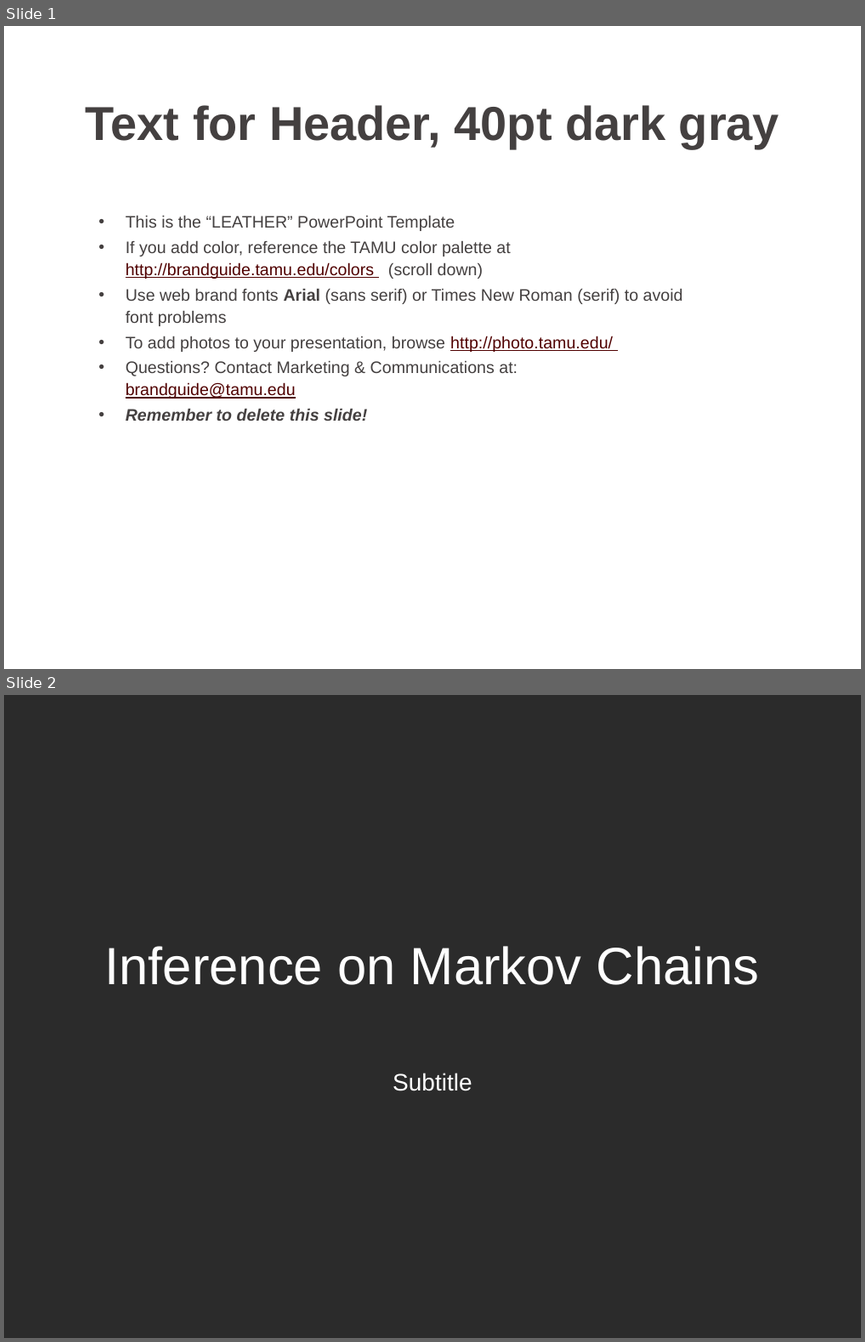
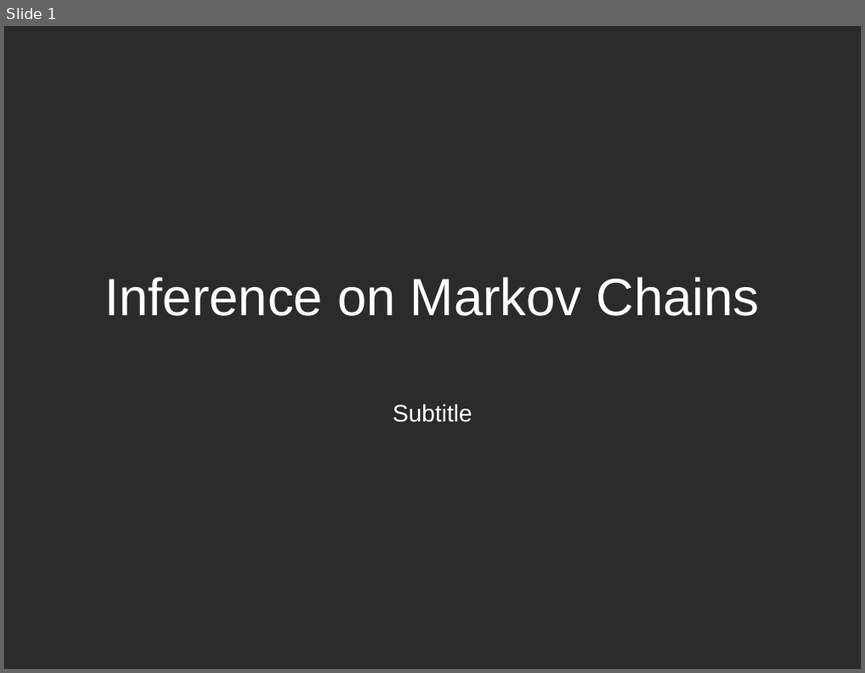
Before and after one commit to CourseReps/ECEN662-Spring2017, a slide deck: Students/KJyotsna/ECEN 662 - Inference on Markov Chain.pptx. Shown one above the other, each under a label of ours: slides 1 and 2 before the commit, slide 1 after it. The pictures are 865x1342 and 865x673 pixels, drawn with LibreOffice and Linux fonts; fonts in the diff are those of the drawing; background and template pictures are left out; a plain dark background stands for a picture behind light text. Boxes give left, top, right and bottom in pixels: in the first picture for what was removed or moved away, otherwise in the second. Text is boxed around its words. In the diff, an @@ line names an element or a change of style, - is before the commit and + after.

```diff
--- a/Students/KJyotsna/ECEN 662 - Inference on Markov Chain.pptx
+++ b/Students/KJyotsna/ECEN 662 - Inference on Markov Chain.pptx
@@ slide 1 removed at bbox=[4, 26, 861, 669], background picture (left out) @@
@@ title removed at bbox=[86, 105, 779, 148] @@
-Text for Header, 40pt dark gray
@@ subtitle removed at bbox=[126, 215, 683, 420] @@
-• This is the “LEATHER” PowerPoint Template
-• If you add color, reference the TAMU color palette at http://brandguide.tamu.edu/colors (scroll down)
-• Use web brand fonts Arial (sans serif) or Times New Roman (serif) to avoid font problems
-• To add photos to your presentation, browse http://photo.tamu.edu/
-• Questions? Contact Marketing & Communications at: brandguide@tamu.edu
-• Remember to delete this slide!
@@ what was slide 2 is now slide 1 @@
```
Also in this commit, not shown: 2 slides changed, 14 slides added, 1 other slide removed.
